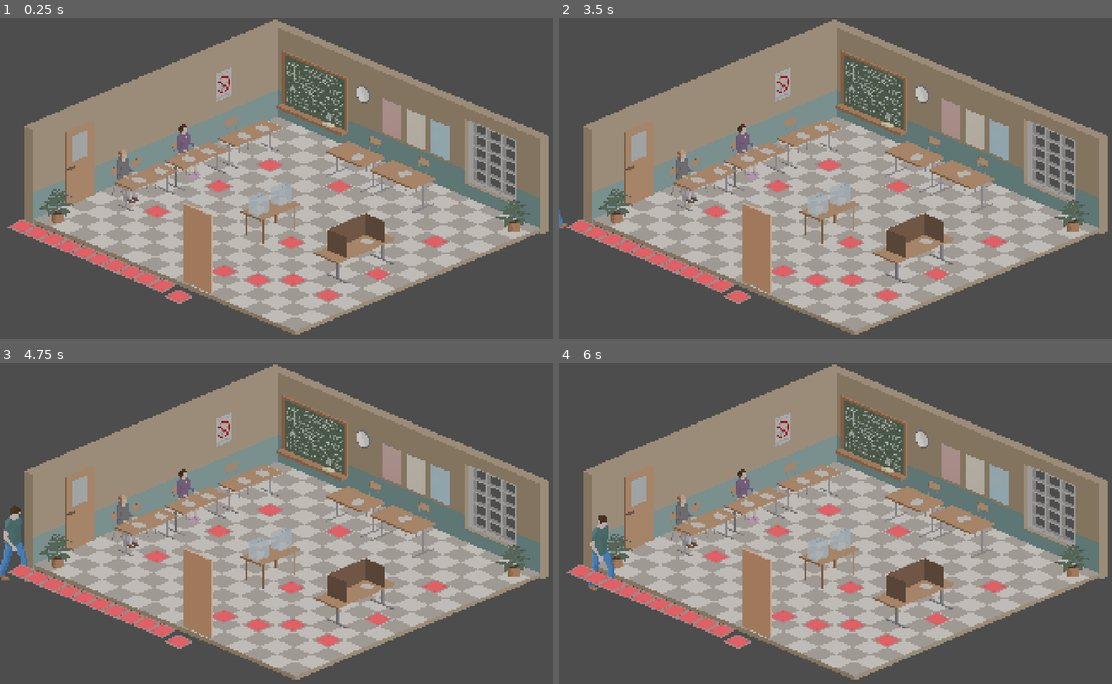
Above: before the commit, frames 1-4 (two rows, left to right).
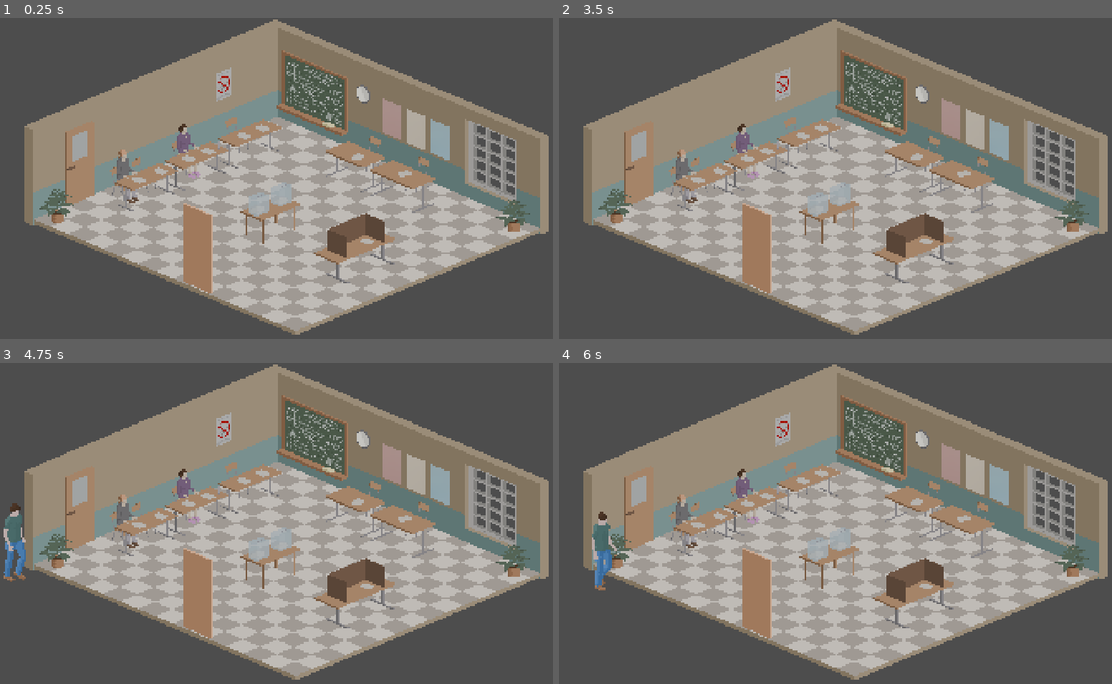
Above: after the commit, the same moments.

Repository: kreativna-blokada/blokadna-glasalica
Game: Godot game, scene res://!project/build/design/scenes/game.tscn
The game is run twice, just before and just after one commit, with the same random seed, the same clock (stepped at 60 frames per second) and the same inputs.
Inputs:
- Up to frame 1 (0.25 s): no input
- Up to frame 2 (3.5 s): tap Enter (ui_accept) at 0.5, 0.77, 1.25, 1.52, 2, 2.75, 3.02 s; hold Right (ui_right) 0.53-2.03 s; hold Left (ui_left) 2.03-2.78 s; hold Right (ui_right) from 2.78 s (still down)
- Up to frame 3 (4.75 s): tap Enter (ui_accept) at 3.5, 3.77, 4.52 s; release Right (ui_right) at 4.28 s; hold Left (ui_left) from 4.28 s (still down)
- Up to frame 4 (6 s): release Left (ui_left) at 5.03 s; hold Right (ui_right) 5.03-5.78 s; hold Left (ui_left) from 5.78 s (still down)

The runs differ from the first frame. In frame 1, 2.5% of the frame differs, in the area x 1-82%, y 43-90%; in frame 2, 2.6%; in frame 3, 2.8%; in frame 4, 2.8%.

Commit message:
Handling entire route, walking and waiting

Diff:
--- a/!project/build/config/globals.gd
+++ b/!project/build/config/globals.gd
@@ -58,6 +58,13 @@
 #██║   ██║██╔══██║██║╚██╔╝██║██╔══╝  ██╔═══╝ ██║     ██╔══██║  ╚██╔╝
 #╚██████╔╝██║  ██║██║ ╚═╝ ██║███████╗██║     ███████╗██║  ██║   ██║
 # ╚═════╝ ╚═╝  ╚═╝╚═╝     ╚═╝╚══════╝╚═╝     ╚══════╝╚═╝  ╚═╝   ╚═╝
+
+enum Direction {
+	TopLeft,
+	TopRight,
+	BottomLeft,
+	BottomRight,
+}
 
 enum Perks {
 	Score
@@ -156,10 +163,20 @@
 }
 
 var VoterStopsSound: Dictionary = {
-	3: "res://!project/assets/audio/round-one.mp3",
-	4: "res://!project/assets/audio/round-two.mp3",
-	5: "res://!project/assets/audio/round-three.mp3",
-	6: "res://!project/assets/audio/round-four.mp3",
-	8: "res://!project/assets/audio/round-five.mp3",
-	11: "res://!project/assets/audio/choose-your-destiny.mp3",
+	4: "res://!project/assets/audio/round-one.mp3",
+	5: "res://!project/assets/audio/round-two.mp3",
+	6: "res://!project/assets/audio/round-three.mp3",
+	7: "res://!project/assets/audio/round-four.mp3",
+	9: "res://!project/assets/audio/round-five.mp3",
+	12: "res://!project/assets/audio/choose-your-destiny.mp3",
 }
+
+var VoterIdleAnimations: Dictionary = {
+	"Texture2D": "res://!project/assets/art/player2.png",
+	"Animation": {
+		Direction.TopLeft:     { "Name": "top-left",     "Frame Coord": {"x": 0, "y": 4} },
+		Direction.TopRight:    { "Name": "top-right",    "Frame Coord": {"x": 1, "y": 4} },
+		Direction.BottomLeft:  { "Name": "bottom-left",  "Frame Coord": {"x": 3, "y": 4} },
+		Direction.BottomRight: { "Name": "bottom-right", "Frame Coord": {"x": 2, "y": 4} },
+	},
+}
--- a/!project/build/design/scenes/actors/voter.gd
+++ b/!project/build/design/scenes/actors/voter.gd
@@ -14,7 +14,8 @@
 
 var _is_walk_done: bool = false
 var _walk_animation_name: String = "idle"
-var _wait_animation_name: String = "bottom-right"
+var _wait_frame_coord: Dictionary = {}
+var _original_texture: Texture2D = null
 
 var is_waiting: bool = false
 
@@ -22,7 +23,7 @@
 var voter_stops_sound: Dictionary = Globals.VoterStopsSound
 
 #broadcast variables
-var stage_injection: Stage = null
+var voting_stops: Array = []
 var vote_stop_target: Node2D = null
 
 #onready vars
@@ -42,15 +43,14 @@
 
 func _ready() -> void:
 	#await get_tree().process_frame
-
-	set_vote_stop_target()
+	##set_vote_stop_target()
+	pass
 
 func _process(_delta: float) -> void:
-	# If finished or waiting, force velocity to zero to prevent any sliding/returning
 	if _is_walk_done or is_waiting or vote_stop_target == null:
 		velocity = Vector2.ZERO
 	else:
-		move_to_sequential_stop()
+		move_to_vote_stop()
 
 	handle_input()
 	handle_movement()
@@ -66,11 +66,14 @@
 #██║     ╚██████╔╝██║ ╚████║╚██████╗   ██║   ██║╚██████╔╝██║ ╚████║███████║
 #╚═╝      ╚═════╝ ╚═╝  ╚═══╝ ╚═════╝   ╚═╝   ╚═╝ ╚═════╝ ╚═╝  ╚═══╝╚══════╝
 
+func set_voting_stops(stops: Array) -> void:
+	voting_stops = stops
+
+	set_vote_stop_target()
+
 func set_vote_stop_target() -> void:
-	if stage_injection:
-		var next_stop: Node2D = stage_injection.get_vote_stop(_vote_stop_index)
-
-		###stage.status_label.visible = (_vote_stop_index == 3)
+	if _vote_stop_index < voting_stops.size():
+		var next_stop: Node2D = voting_stops[_vote_stop_index]
 
 		if next_stop == null:
 			_is_walk_done = true
@@ -80,35 +83,54 @@
 			queue_free()
 		else:
 			vote_stop_target = next_stop
-
 			_find_walk_animation_name()
+	else:
+		_is_walk_done = true
+		vote_stop_target = null
+
+		velocity = Vector2.ZERO
+		queue_free()
 
 func _find_walk_animation_name() -> void:
 	match _vote_stop_index:
-		0, 1: _walk_animation_name = "bottom-right"
-		2: _walk_animation_name = "top-right"
-		3: _walk_animation_name = "top-left"
-		4, 5: _walk_animation_name = "top-right"
-		6, 7: _walk_animation_name = "bottom-right"
-		8, 9: _walk_animation_name = "bottom-left"
-		10: _walk_animation_name = "top-left"
-		11: _walk_animation_name = "top-right"
-		12: _walk_animation_name = "bottom-left"
-		13: _walk_animation_name = "bottom-right"
+		0, 1, 2: _walk_animation_name = "bottom-right"
+		3: _walk_animation_name = "top-right"
+		4: _walk_animation_name = "top-left"
+		5, 6: _walk_animation_name = "top-right"
+		7, 8: _walk_animation_name = "bottom-right"
+		9, 10: _walk_animation_name = "bottom-left"
+		11: _walk_animation_name = "top-left"
+		12: _walk_animation_name = "top-right"
+		13: _walk_animation_name = "bottom-left"
+		14: _walk_animation_name = "bottom-right"
 		_: _walk_animation_name = "idle"
+
+func _find_wait_animation_frame_coord() -> Dictionary:
+	var animation_name: String
+	match _vote_stop_index:
+		0: animation_name = "bottom-right"
+		4, 5, 6: animation_name = "top-left"
+		7: animation_name = "top-right"
+		9, 12: animation_name = "top-left"
+		_: return {}
+	var animation_setup: Dictionary = Globals.VoterIdleAnimations["Animation"]
+	for animation_view in animation_setup:
+		if animation_setup[animation_view]["Name"] == animation_name:
+			return animation_setup[animation_view]["Frame Coord"]
+	return {}
 
 func handle_animations() -> void:
 	if _is_walk_done:
 		animation_player.play("bottom-right")
 	elif is_waiting:
-		animation_player.play(_wait_animation_name)
+		pass
 	elif state == State.WALK:
 		if animation_player.current_animation != _walk_animation_name:
 			animation_player.play(_walk_animation_name)
 	else:
 		animation_player.play("bottom-right")
 
-func move_to_sequential_stop() -> void:
+func move_to_vote_stop() -> void:
 	if vote_stop_target == null: return
 
 	var sprite_height: float = character_sprite.get_rect().size.y * character_sprite.scale.y
@@ -125,17 +147,34 @@
 
 func reach_stop() -> void:
 	velocity = Vector2.ZERO
-	is_waiting = true
-
-	play_stop_sound()
-	update_hud_frames()
-
-	await get_tree().create_timer(1.0).timeout
-
-	# Only proceed if we aren't at the very last possible index
+
+	_wait_frame_coord = _find_wait_animation_frame_coord()
+	if not _wait_frame_coord.is_empty():
+		is_waiting = true
+		_apply_wait_texture()
+		play_stop_sound()
+		update_hud_frames()
+		await get_tree().create_timer(1.0).timeout
+		_restore_walk_texture()
+		is_waiting = false
+
 	_vote_stop_index += 1
-	is_waiting = false
 	set_vote_stop_target()
+
+func _apply_wait_texture() -> void:
+	animation_player.stop()
+	_original_texture = character_sprite.texture
+	var idle_texture_path: String = Globals.VoterIdleAnimations["Texture2D"]
+	character_sprite.texture = load(idle_texture_path)
+	character_sprite.hframes = 39
+	character_sprite.vframes = 5
+	character_sprite.frame_coords = Vector2i(_wait_frame_coord["x"], _wait_frame_coord["y"])
+
+func _restore_walk_texture() -> void:
+	if _original_texture:
+		character_sprite.texture = _original_texture
+		character_sprite.hframes = 39
+		character_sprite.vframes = 4
 
 func play_stop_sound() -> void:
 	if voter_stops_sound.has(_vote_stop_index):
@@ -165,7 +204,6 @@
 	status_label.text = txt
 	status_label.position = label_pos
 	dialog_sprite.flip_h = should_flip
-	_wait_animation_name = wait_anim
 
 	if FileAccess.file_exists(img_path):
 		dialog_sprite.texture = load(img_path)
--- a/!project/build/design/scenes/actors/voting_stop.tscn
+++ b/!project/build/design/scenes/actors/voting_stop.tscn
@@ -7,6 +7,7 @@
 script = ExtResource("1_6qwqr")
 
 [node name="VisualMark" type="Sprite2D" parent="." unique_id=1503522988]
+visible = false
 rotation = 0.010471975
 scale = Vector2(0.902, 0.752)
 texture = ExtResource("2_ttppt")
--- a/!project/build/design/scenes/game.tscn
+++ b/!project/build/design/scenes/game.tscn
@@ -112,7 +112,7 @@
 position = Vector2(864, 880)
 
 [node name="Out" parent="Stage/VoterStops" unique_id=212483479 instance=ExtResource("2_ywe5c")]
-position = Vector2(1500, 1180)
+position = Vector2(1600, 1200)
 
 [node name="Entry" type="Sprite2D" parent="Stage" unique_id=1601410947]
 position = Vector2(670, 792.00006)
--- a/!project/build/design/scenes/stage.gd
+++ b/!project/build/design/scenes/stage.gd
@@ -17,10 +17,10 @@
 var _rand: RandomNumberGenerator = RandomNumberGenerator.new()
 
 #onready vars
-@onready var voter_slots: Node2D = $VoterSlots
+@onready var voter_slots_container: Node2D = $VoterSlots
 @onready var voter_spots: Array = $VoterSpots.get_children()
 @onready var voter_stops: Array = $VoterStops.get_children()
-@onready var voter_stop: Node2D = $VoterStops/Load
+@onready var voter_loading_spot: Node2D = $VoterStops/Load
 
 @onready var _timer: Timer = $Timer
 
@@ -57,7 +57,7 @@
 func _init_vars() -> void:
 	_rand.randomize()
 
-	_voters_factory = voter_slots
+	_voters_factory = voter_slots_container
 	_voters_diversity = Globals.VoterFactory.size()#+1
 	#_timer.start()			# if autostart isn't selected, will start the timer
 	#spawn_voters(_spawn_rate)# do this or else it will take X secs before spawn
@@ -86,21 +86,30 @@
 #handles the process of broadcasting entities
 func _get_voter(_index: int) -> Node:
 	if _voters_factory and _voters_factory.has_method("load_voter"):
-		#var voter = _voters.select_voter(index)
 		var voter = _voters_factory.load_voter(_index)
-		voter.stage_injection = self
+		voter_slots_container.add_child(voter)
 
-		var x: float = _rand.randf_range(600,3000)
-		voter.position = Vector2(voter_stop.global_position.x, voter_stop.global_position.y)
-
-		voter_slots.add_child(voter)
+		voter.position = Vector2(voter_loading_spot.global_position.x, voter_loading_spot.global_position.y)
+		var voter_walking_route: Array = get_walking_route()
+		voter.set_voting_stops(voter_walking_route)
 
 		print("[STAGE] Successfully fetched voter of index: ", _index)
 
 		return voter
 	else:
-		push_error("Critical: _voters instance is null or missing script!")
+		push_error("[STAGE] critical: instance is null or missing voter.gd script!")
 		return null
+
+#defines the route voters will take
+func get_walking_route() -> Array:
+	var walking_route: Array = [voter_loading_spot]
+	var waiting_spot: Node2D = _find_free_vote_spot()
+	if waiting_spot:
+		walking_route.append(waiting_spot)
+	walking_route.append_array(voter_stops.slice(1))
+
+	return walking_route
+
 
 func get_vote_stop(index: int) -> Node2D:
 	if index >= 0 and index < voting_stops.size():
@@ -144,6 +153,13 @@
 			return spot
 	return null
 
+func _find_last_free_spot() -> Node2D:
+	var last_free: Node2D = null
+	for spot in voter_spots:
+		if spot.is_free():
+			last_free = spot
+	return last_free
+
 
 #SIGNALS
 #███████╗██╗ ██████╗ ███╗   ██╗ █████╗ ██╗     ███████╗
